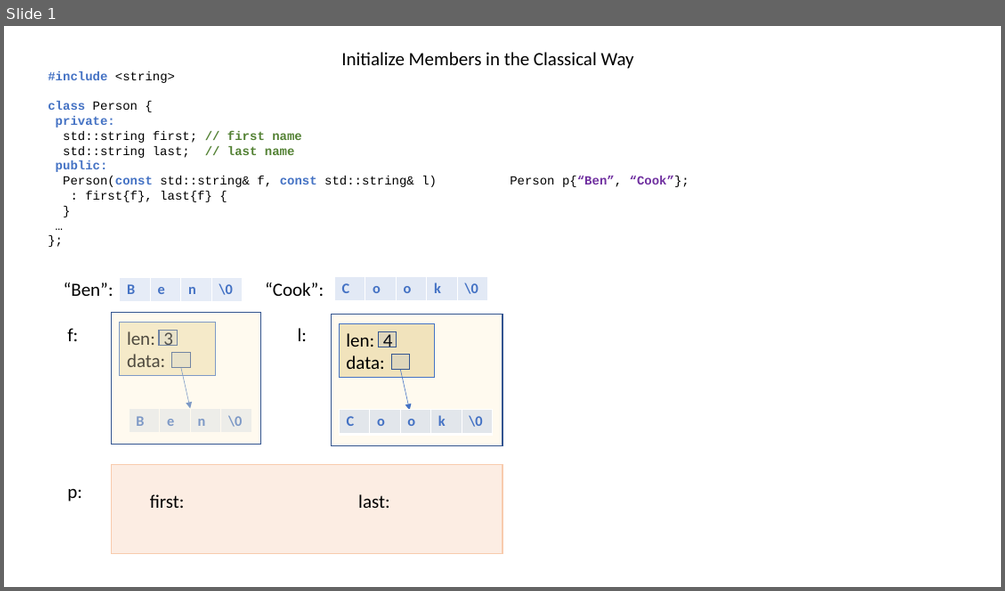
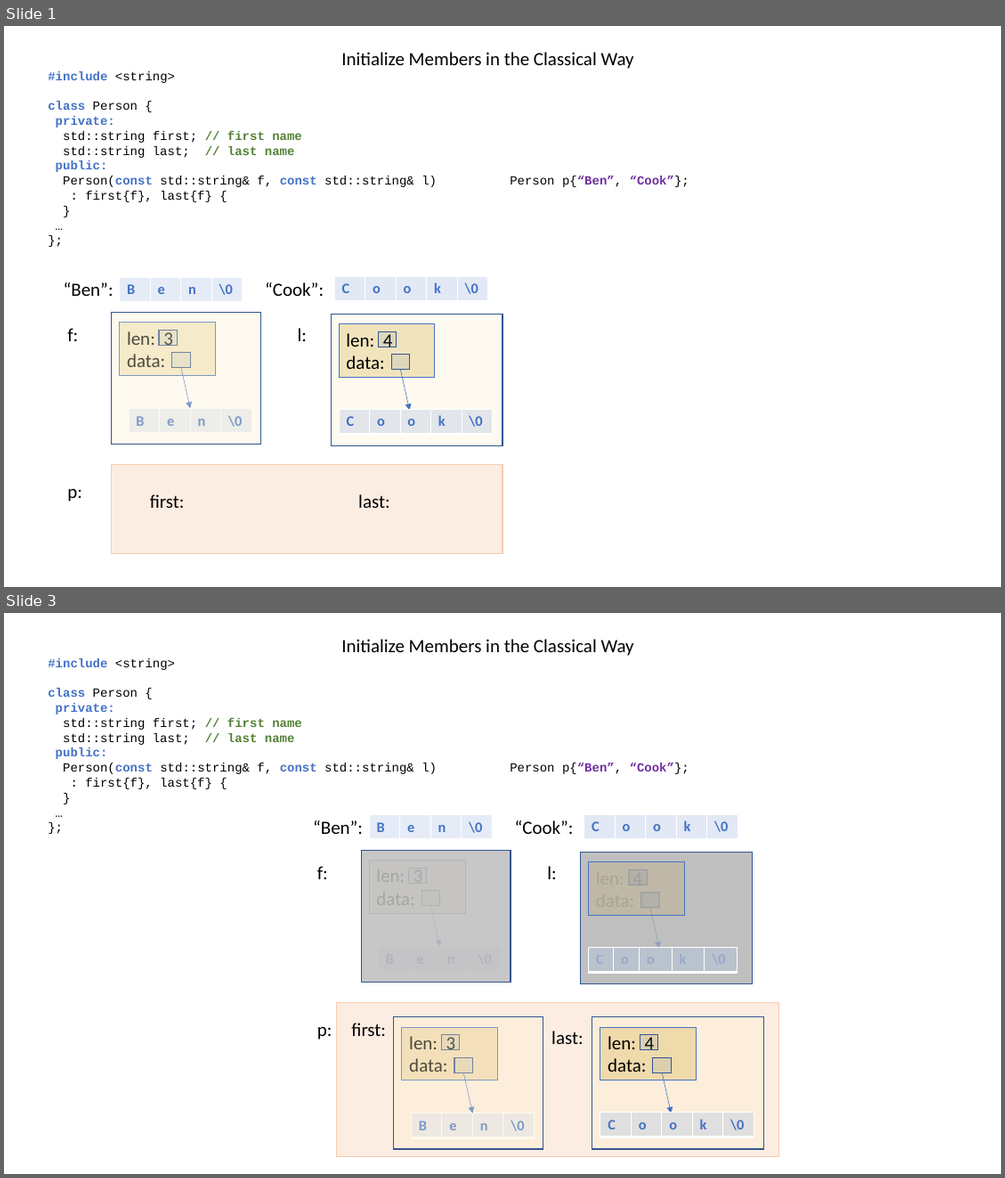
Before and after one commit to dimitarpg13/cpp_move_semantics, a slide deck: how_to_benefit_from_move_semantics/InitializeMembers.pptx. Shown one above the other, each under a label of ours: slide 1 before the commit, slides 1 and 3 after it; the slides between them are not shown. The pictures are 1005x591 and 1005x1178 pixels, drawn with LibreOffice and Linux fonts; fonts in the diff are those of the drawing. Boxes give left, top, right and bottom in pixels: in the first picture for what was removed or moved away, otherwise in the second. Text is boxed around its words. In the diff, an @@ line names an element or a change of style, - is before the commit and + after.

```diff
--- a/how_to_benefit_from_move_semantics/InitializeMembers.pptx
+++ b/how_to_benefit_from_move_semantics/InitializeMembers.pptx
@@ slide 3 added at <box>4,613,1001,1174</box>, background #FFFFFF @@
@@ text added at <box>341,639,634,656</box>, 18 pt, text #000000 @@
+Initialize Members in the Classical Way
@@ text added at <box>48,658,437,789</box>, 12 pt, text #000000 @@
+#include <string>
+class Person {
+private:
+std::string first; // first name
+std::string last; // last name
+public:
+Person(const std::string& f, const std::string& l)
+: first{f}, last{f} {
+}
+…
+};
@@ text added at <box>510,763,689,774</box>, 12 pt, text #000000 @@
+Person p{“Ben”, “Cook”};
@@ text added at <box>313,820,574,1039</box>, 18 pt, text #000000 @@
+“Ben”: “Cook”:
+f: l:
+p:
@@ table added at <box>369,815,492,840</box>, 1 rows, 4 columns @@
+B | e | n | \0
@@ table added at <box>584,814,737,839</box>, 1 rows, 5 columns @@
+C | o | o | k | \0
@@ rectangle added at <box>362,850,511,981</box>, fill #BFBFBF at 87% opacity, outline #325491 1 pt @@
@@ rectangle added at <box>581,852,752,983</box>, fill #BFBFBF, outline #325491 1 pt @@
@@ rectangle added at <box>369,860,465,914</box>, fill #BF9000 at 21% opacity, outline #4472C4 0.75 pt @@
@@ rectangle added at <box>409,868,427,883</box>, fill #4472C4 at 10% opacity, outline #325491 1 pt @@
@@ rectangle added at <box>589,862,685,915</box>, fill #BF9000 at 13% opacity, outline #4472C4 0.75 pt @@
@@ rectangle added at <box>629,869,647,884</box>, fill #4472C4 at 10% opacity, outline #325491 1 pt @@
@@ rectangle added at <box>422,891,440,906</box>, fill #4472C4 at 10% opacity, outline #325491 1 pt @@
@@ arrow added from (431, 906) to (440, 947), #4472C4 0.5 pt @@
@@ rectangle added at <box>641,892,659,908</box>, fill #4472C4 at 10% opacity, outline #325491 1 pt @@
@@ arrow added from (650, 908) to (659, 948), #4472C4 0.5 pt @@
@@ table added at <box>379,947,502,1134</box>, 1 rows, 4 columns @@
+B | e | n | \0
@@ table added at <box>589,947,738,1133</box>, 1 rows, 5 columns @@
+C | o | o | k | \0
@@ rectangle added at <box>337,1003,779,1157</box>, fill #F8CBAD at 34% opacity, outline #F8CBAD 1 pt @@
@@ text added at <box>351,1022,386,1036</box>, 18 pt, text #000000 @@
+first:
@@ rectangle added at <box>394,1017,543,1149</box>, fill #FFF2CC at 31% opacity, outline #325491 1 pt @@
@@ rectangle added at <box>402,1027,498,1080</box>, fill #BF9000 at 21% opacity, outline #4472C4 0.75 pt, 18 pt, text #000000 @@
+len: 3
+data:
@@ rectangle added at <box>442,1035,460,1050</box>, fill #4472C4 at 10% opacity, outline #325491 1 pt @@
@@ text added at <box>551,1030,582,1044</box>, 18 pt, text #000000 @@
+last:
@@ rectangle added at <box>592,1017,764,1149</box>, fill #FFF2CC at 31% opacity, outline #325491 1 pt @@
@@ rectangle added at <box>600,1027,696,1080</box>, fill #BF9000 at 21% opacity, outline #4472C4 0.75 pt, 18 pt, text #000000 @@
+len: 4
+data:
@@ rectangle added at <box>639,1035,657,1050</box>, fill #4472C4 at 10% opacity, outline #325491 1 pt @@
@@ rectangle added at <box>454,1057,472,1072</box>, fill #4472C4 at 10% opacity, outline #325491 1 pt @@
@@ rectangle added at <box>653,1057,671,1072</box>, fill #4472C4 at 10% opacity, outline #325491 1 pt @@
@@ arrow added from (464, 1073) to (473, 1113), #4472C4 0.5 pt @@
@@ arrow added from (662, 1073) to (671, 1113), #4472C4 0.5 pt @@
@@ table added at <box>411,1113,534,1138</box>, 1 rows, 4 columns @@
+B | e | n | \0
@@ table added at <box>600,1111,754,1136</box>, 1 rows, 5 columns @@
+C | o | o | k | \0
```
Also in this commit, not shown: 1 slide changed, 2 other files.
